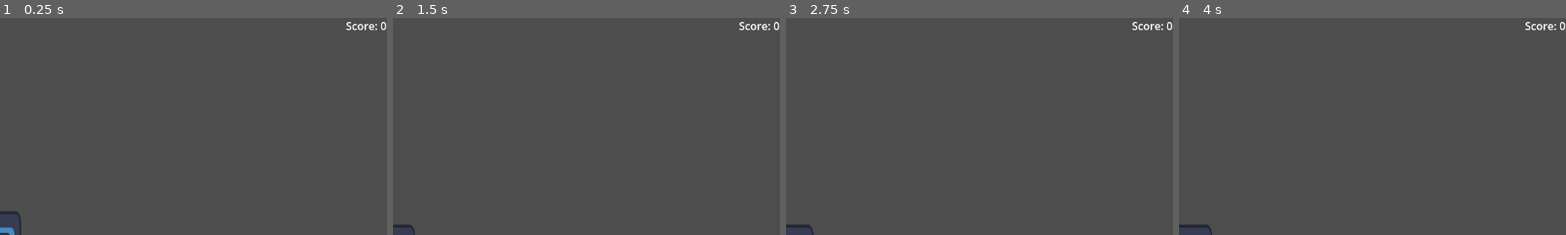
Above: before the commit, frames 1-4 (left to right).
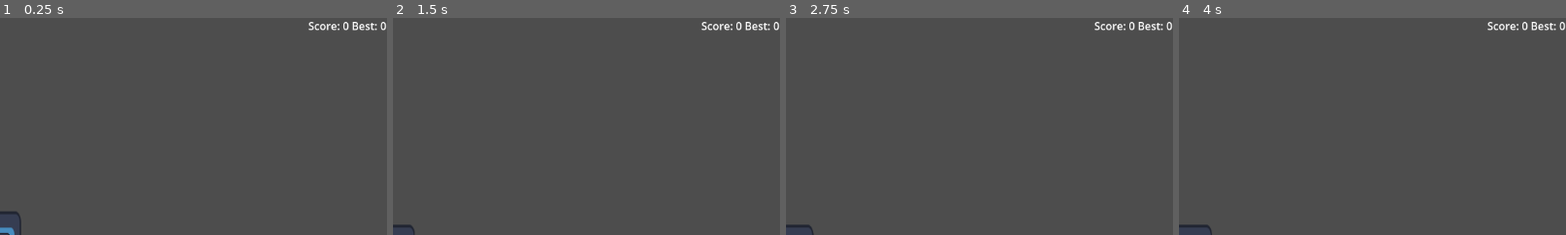
Above: after the commit, the same moments.

Repository: wivest/JamWeekend2
Game: Godot game, scene res://main.tscn
Two runs of this game, one before a commit and one after it. Both use one fixed random seed, a clock stepped at 60 frames per second and the inputs below. The engine's default icon, where the game draws it, is replaced by a stand-in: a white triangle on a blue panel in a dark square.
Inputs (mouse positions are % of the whole screen's width and height, from its top left):
- Up to frame 1 (0.25 s): no input
- Up to frame 2 (1.5 s): move the mouse to (72, 45) at 0.52 s; click (72, 45) at 0.67 s; move the mouse to (30, 55) at 1.27 s; click (30, 55) at 1.42 s
- Up to frame 3 (2.75 s): move the mouse to (60, 28) at 2.02 s; click (60, 28) at 2.17 s
- Up to frame 4 (4 s): move the mouse to (45, 70) at 2.77 s; click (45, 70) at 2.92 s; move the mouse to (80, 65) at 3.52 s; click (80, 65) at 3.67 s
The pictures show only the part of the screen within x 50-100%, y 0-50%; the shares and areas given below are measured in that part.

The runs differ from the first frame. In frame 1, 0.4% of the frame differs, in the area x 79-100%, y 1-6%; in frame 2, 0.4%; in frame 3, 0.4%; in frame 4, 0.4%.

Commit message:
feat: create highscore

Diff:
--- /dev/null
+++ b/godot/highscore.gd
@@ -0,0 +1,4 @@
+class_name HighScore
+extends Resource
+
+@export var score: int
--- a/godot/manager.gd
+++ b/godot/manager.gd
@@ -1,4 +1,6 @@
 extends Node
+
+const SAVE_PATH: String = "user://highscore.tres"
 
 signal bullets_changed(bullets: int)
 signal score_changed(score: int)
@@ -9,5 +11,22 @@
 		bullets_changed.emit(v)
 var score: int = 0:
 	set(v):
+		if v > load_highscore():
+			save_highscore(v)
 		score = v
 		score_changed.emit(v)
+
+
+func _ready() -> void:
+	save_highscore(0)
+
+
+func load_highscore() -> int:
+	var resource: HighScore = ResourceLoader.load(Manager.SAVE_PATH) as HighScore
+	return resource.score
+
+
+func save_highscore(new_score: int) -> void:
+	var highscore := HighScore.new()
+	highscore.score = new_score
+	ResourceSaver.save(highscore, SAVE_PATH)
--- a/godot/ui/score.gd
+++ b/godot/ui/score.gd
@@ -6,4 +6,5 @@
 
 
 func _on_score_changed(bullets: int) -> void:
-	text = "Score: %s" % bullets
+	var highscore: int = Manager.load_highscore()
+	text = "Score: %s Best: %s" % [bullets, highscore]
